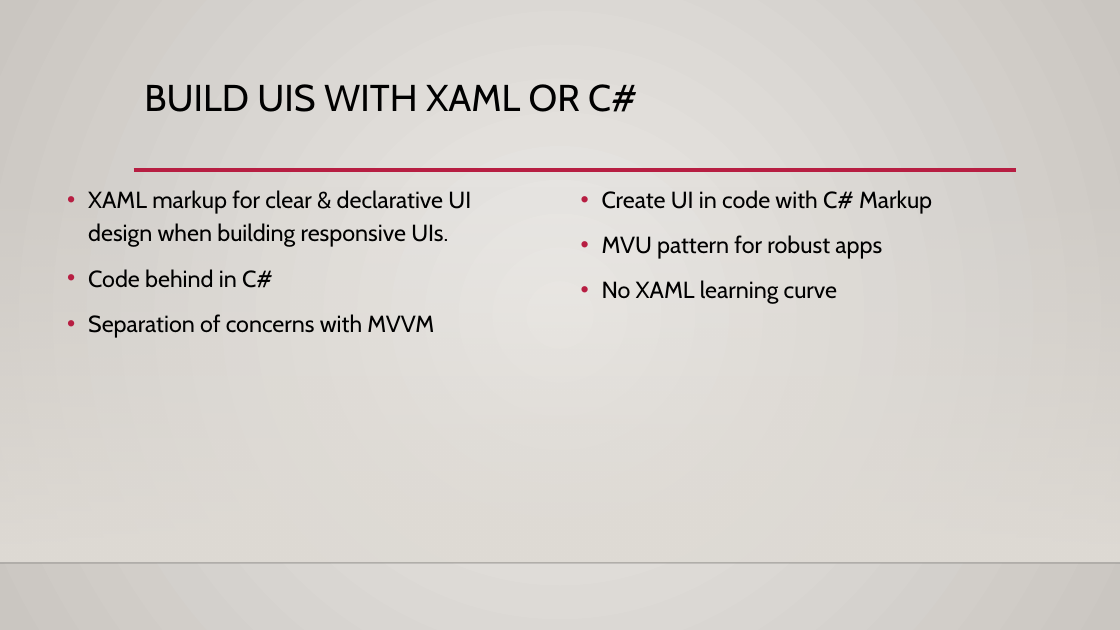
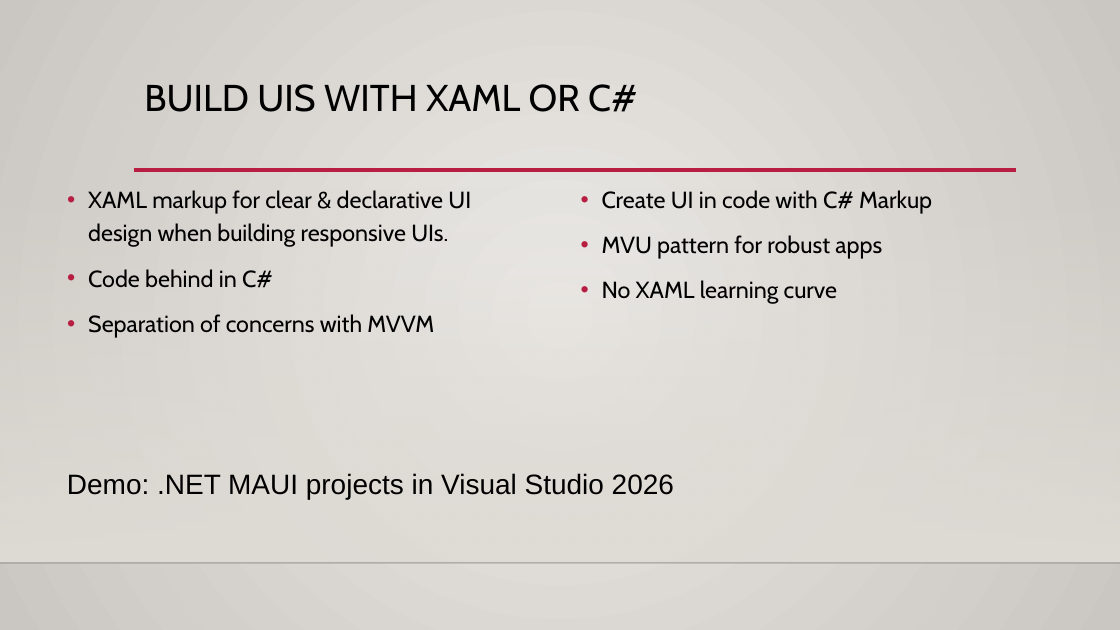
Before and after one commit to alvinashcraft/speaking, a slide deck: slide 12 of 2026/0115_CodeMash/Maui Toolkit/Create Multi-Platform Apps with .NET.pptx (slide 11 before the commit). Drawn at 1120x630 pixels with LibreOffice and Linux fonts; fonts in the diff are those of the drawing; background and template pictures are left out. Boxes give left, top, right and bottom in pixels: in the first picture for what was removed or moved away, otherwise in the second. Text is boxed around its words. In the diff, an @@ line names an element or a change of style, - is before the commit and + after.

```diff
--- a/2026/0115_CodeMash/Maui Toolkit/Create Multi-Platform Apps with .NET.pptx
+++ b/2026/0115_CodeMash/Maui Toolkit/Create Multi-Platform Apps with .NET.pptx
@@ text added at [67,473,674,499], 18 pt, text #000000 @@
+Demo: .NET MAUI projects in Visual Studio 2026
```
Also in this commit, not shown: 1 other slide changed, 1 slide added.
